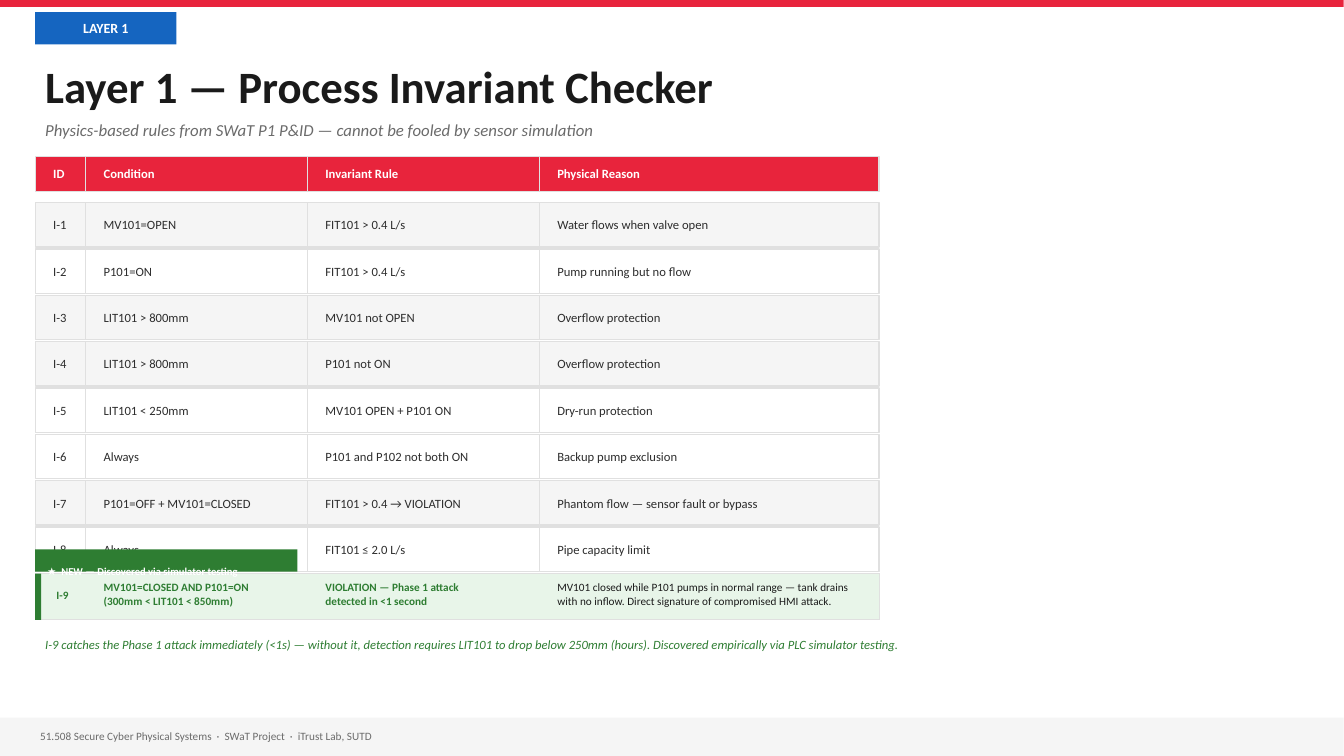
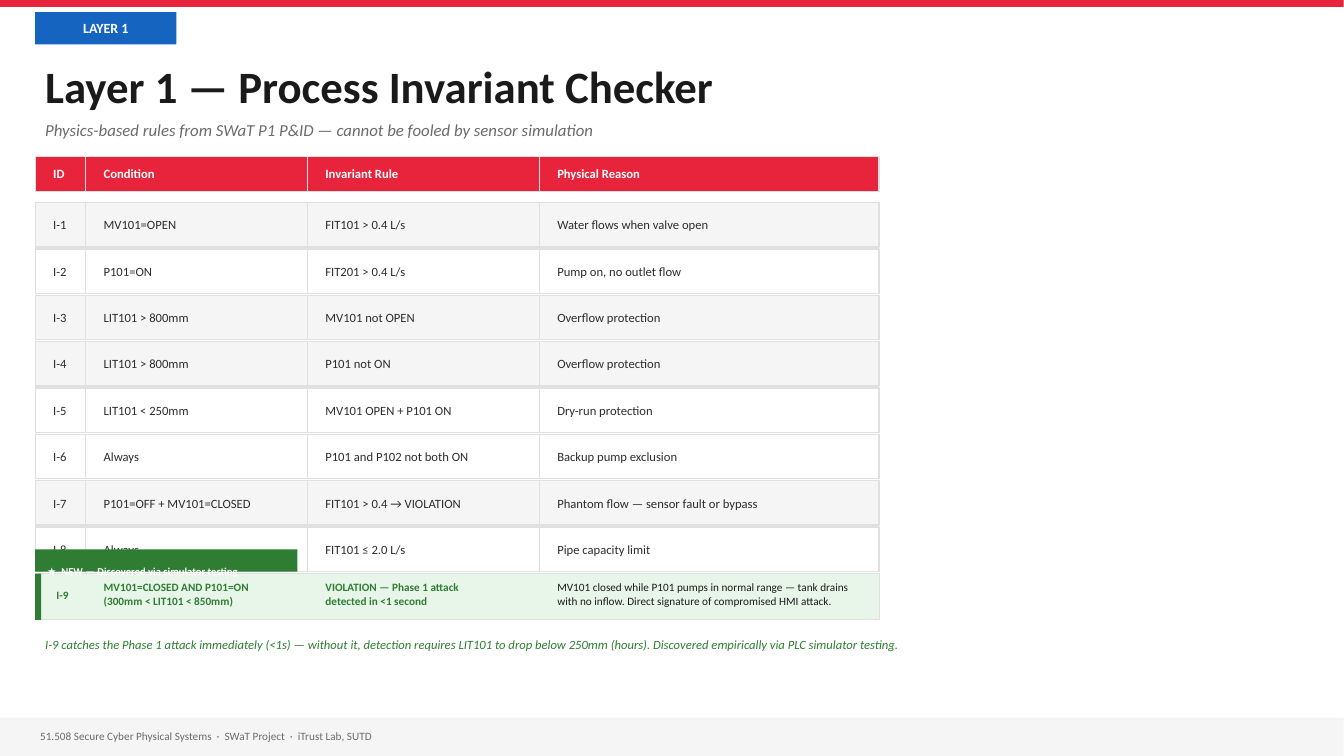
Before and after one commit to kinwee/swat-cps-project, a slide deck: slide 22 of slides/swat_sutd.pptx. Drawn at 1344x756 pixels with LibreOffice and Linux fonts; fonts in the diff are those of the drawing. Boxes give left, top, right and bottom in pixels: in the first picture for what was removed or moved away, otherwise in the second. Text is boxed around its words. In the diff, an @@ line names an element or a change of style, - is before the commit and + after.

Commit message:
feat: I-2 uses FIT201 (outlet flow from PLC2) instead of FIT101 (inlet flow)
I-2 checks pump running but no flow. P101 drives water OUT through
FIT201, not IN through FIT101. FIT101 is paired with MV101 (I-1).

Correct pairings:
  I-1: MV101=OPEN → FIT101 > 0.4 (inlet valve → inlet flow)
  I-2: P101=ON   → FIT201 > 0.4 (pump → outlet flow)

invariant_checker.py:
- Added READ_TAGS_PLC2 for HMI_FIT201.Pv
- Added --plc2-ip argument (default 192.168.1.20)
- Main loop reads from both PLC1 and PLC2
- PLC2 failure graceful (I-2 skips FIT201 check)

Updated slides, report, and README.

```diff
--- a/slides/swat_sutd.pptx
+++ b/slides/swat_sutd.pptx
@@ text at [325,267,405,277]: text changed @@
-FIT101 > 0.4 L/s
+FIT201 > 0.4 L/s
@@ text at [557,267,681,278]: text changed @@
-Pump running but no flow
+Pump on, no outlet flow
```
Also in this commit, not shown: 2 other files.
